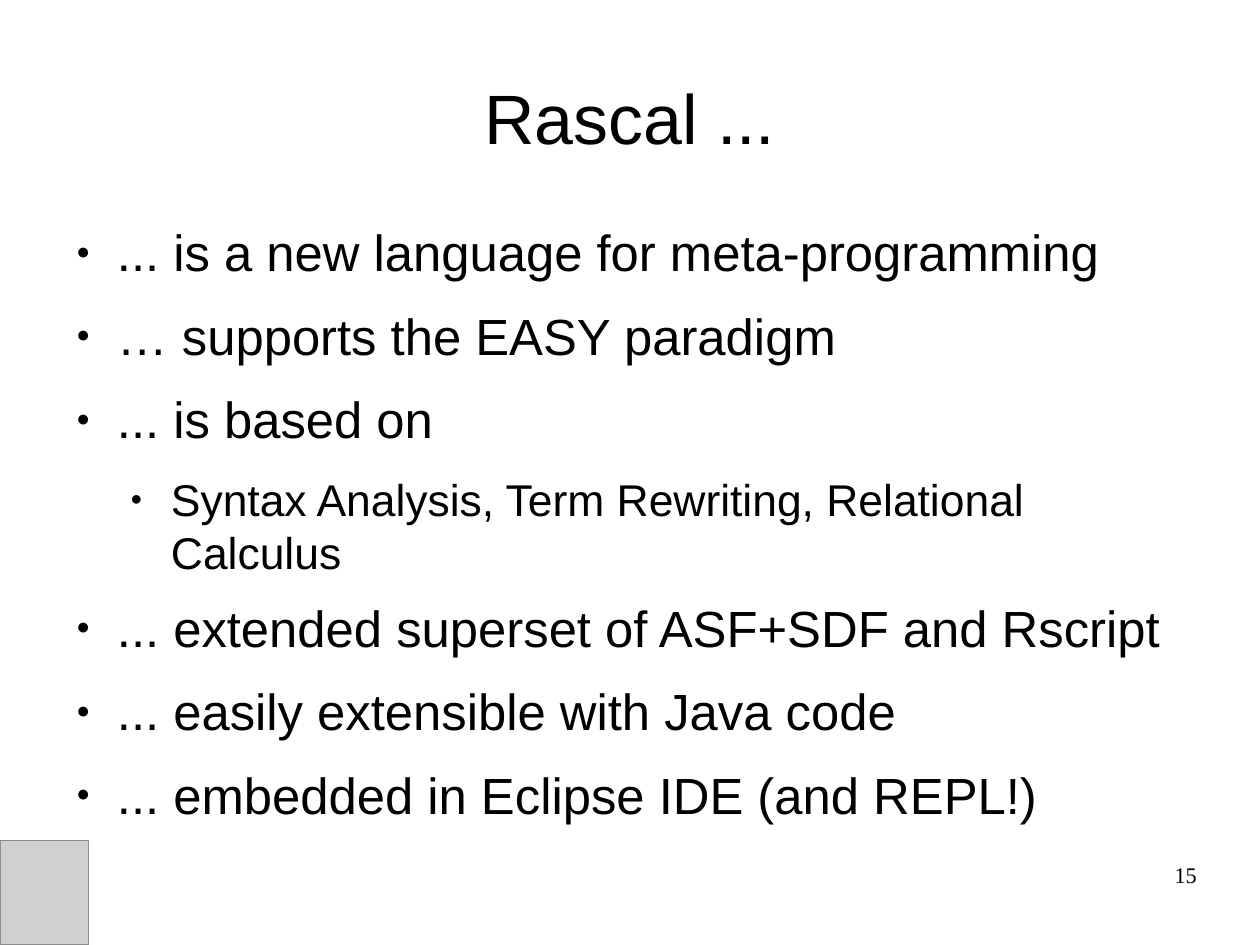
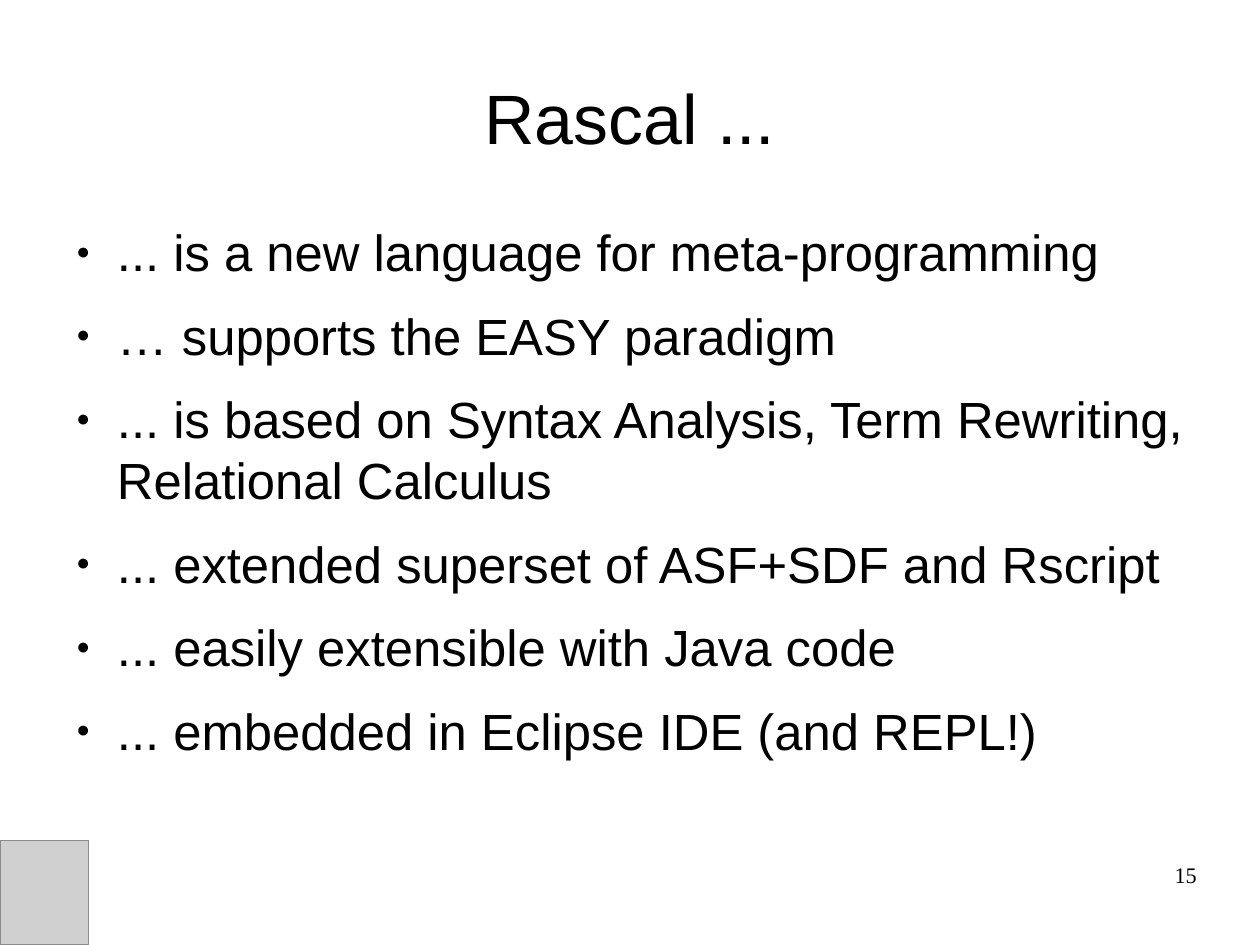
Before and after one commit to cwi-swat/meta-environment, a slide deck: slide 15 of meta-doc/analysis/rascal-slides/rascal-ou.odp. Drawn at 1260x945 pixels with LibreOffice and Linux fonts; fonts in the diff are those of the drawing; grey boxes stand for pictures; background and template pictures are left out. Boxes give left, top, right and bottom in pixels: in the first picture for what was removed or moved away, otherwise in the second. Text is boxed around its words. In the diff, an @@ line names an element or a change of style, - is before the commit and + after.

```diff
--- a/meta-doc/analysis/rascal-slides/rascal-ou.odp
+++ b/meta-doc/analysis/rascal-slides/rascal-ou.odp
@@ text at (117, 401, 1183, 500): text changed; size 28 to 32 pt @@
-● ... is based on
-  ● Syntax Analysis, Term Rewriting, Relational Calculus
+● ... is based on Syntax Analysis, Term Rewriting, Relational Calculus
```
Also in this commit, not shown: 7 other slides changed, 10 slides added, 2 other files.
